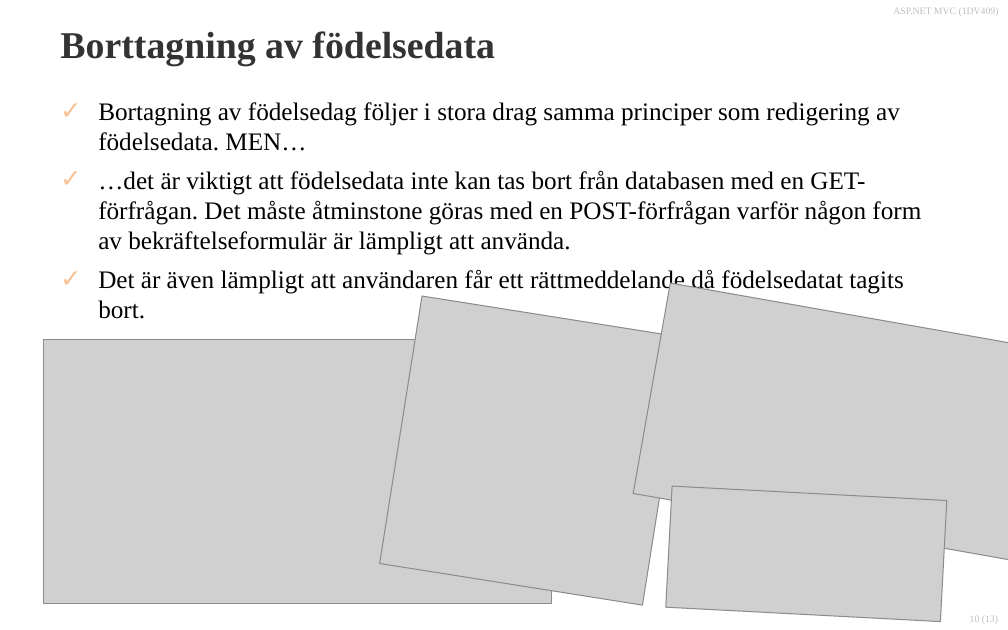
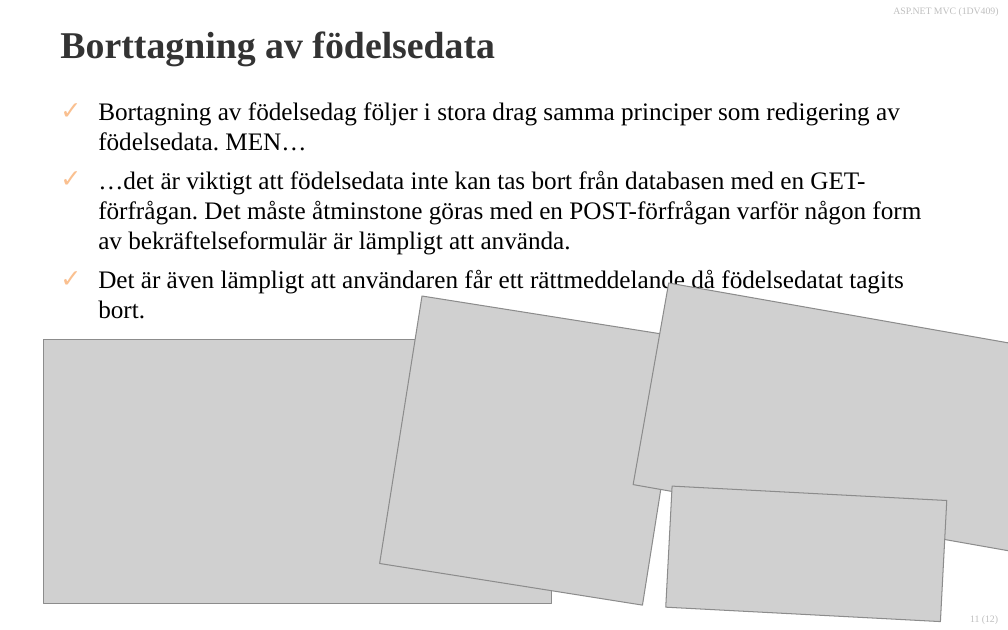
Before and after one commit to 1dv409/kursmaterial, a slide deck: slide 11 of Presentationsmaterial/Dokument/1.6 CRUD, Layout Pages och Partial Views.pptx (slide 10 before the commit). Drawn at 1008x630 pixels with LibreOffice and Linux fonts; fonts in the diff are those of the drawing; grey boxes stand for pictures; background and template pictures are left out. Boxes give left, top, right and bottom in pixels: in the first picture for what was removed or moved away, otherwise in the second. Text is boxed around its words. In the diff, an @@ line names an element or a change of style, - is before the commit and + after.

```diff
--- a/Presentationsmaterial/Dokument/1.6 CRUD, Layout Pages och Partial Views.pptx
+++ b/Presentationsmaterial/Dokument/1.6 CRUD, Layout Pages och Partial Views.pptx
@@ picture: place and size @@
-picture at (633, 283, 1008, 572)
+picture at (633, 283, 1008, 563)
@@ page number at (970, 616, 998, 623): text changed @@
-10 (13)
+11 (12)
```
Also in this commit, not shown: 2 other slides changed, 1 slide added, 17 other files.
